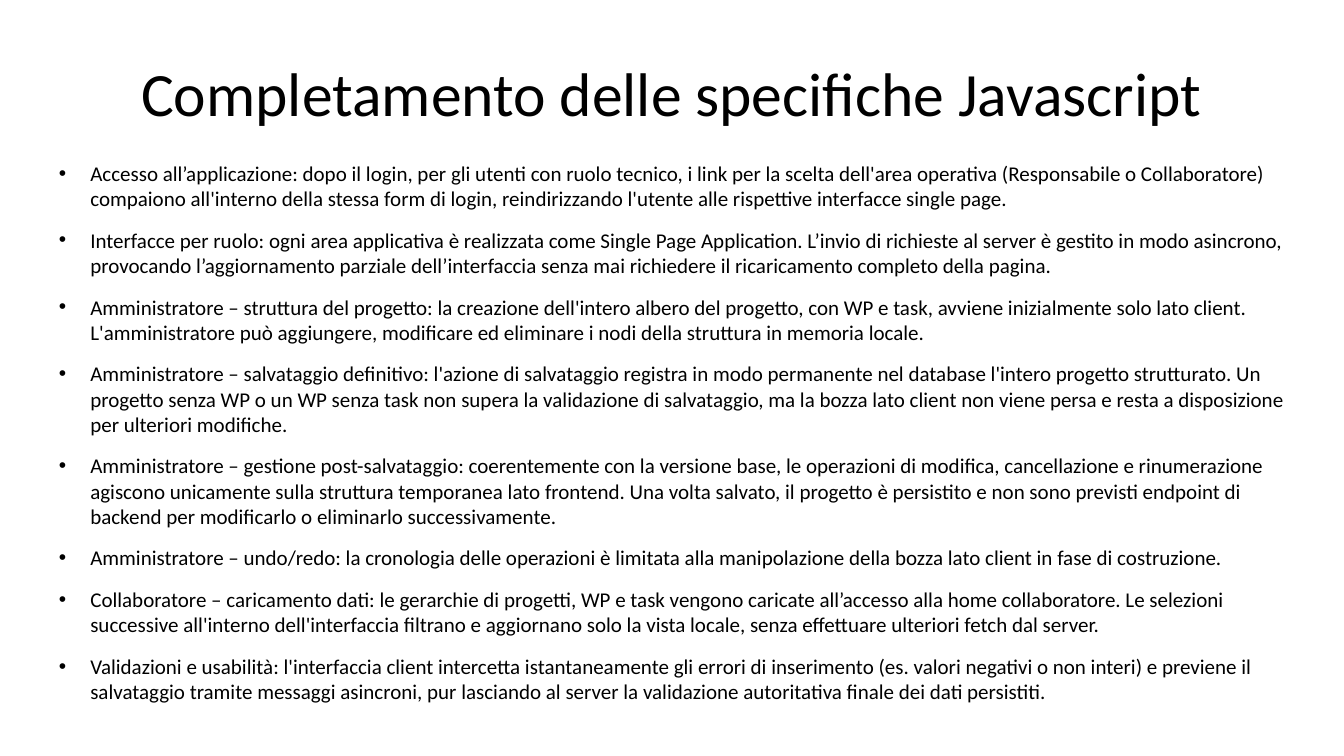
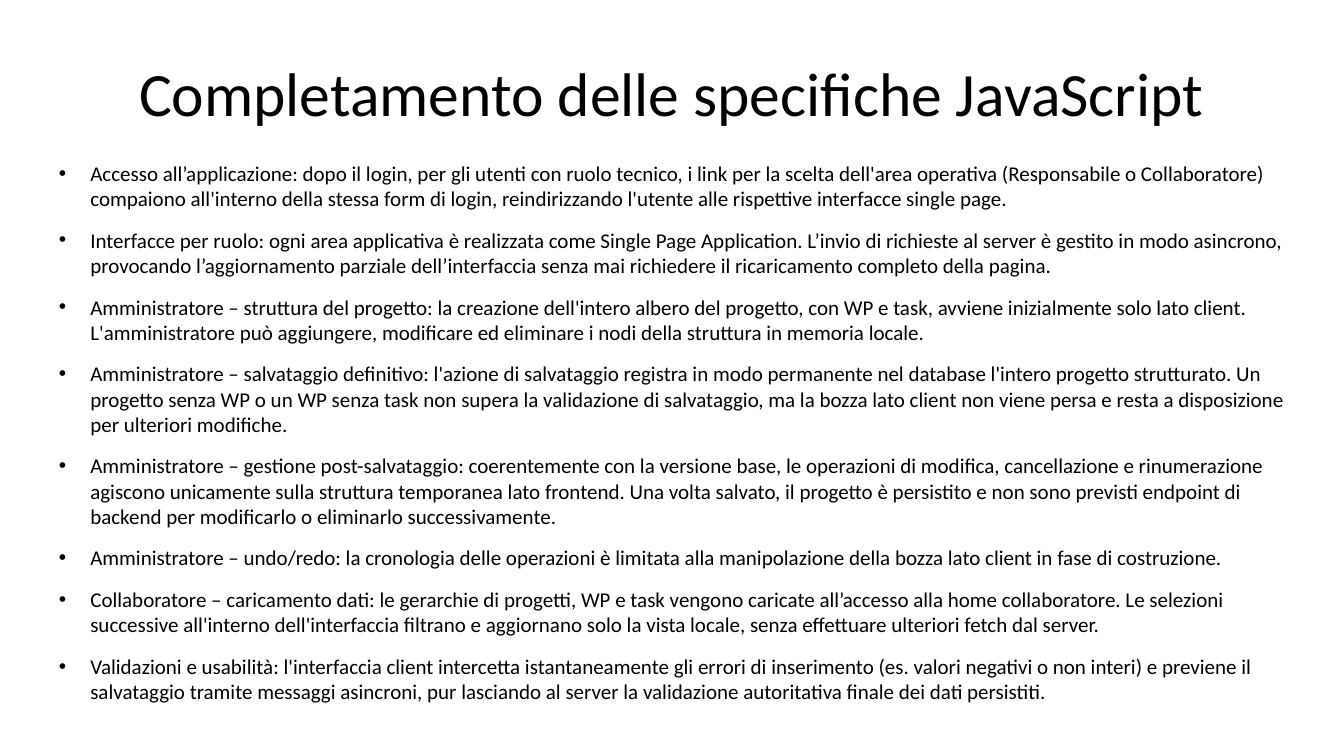
Before and after one commit to gilbertobrambilla/tiw-2026-html, a slide deck: slide 29 of docs/TIW_documentazione.pptx (slide 28 before the commit). Drawn at 1344x756 pixels with LibreOffice and Linux fonts; fonts in the diff are those of the drawing. Boxes give left, top, right and bottom in pixels: in the first picture for what was removed or moved away, otherwise in the second. Text is boxed around its words. In the diff, an @@ line names an element or a change of style, - is before the commit and + after.

```diff
--- a/docs/TIW_documentazione.pptx
+++ b/docs/TIW_documentazione.pptx
@@ text at (139,73,1203,126): text changed @@
-Completamento delle specifiche Javascript
+Completamento delle specifiche JavaScript
```
Also in this commit, not shown: 16 other slides changed, 8 slides added.
